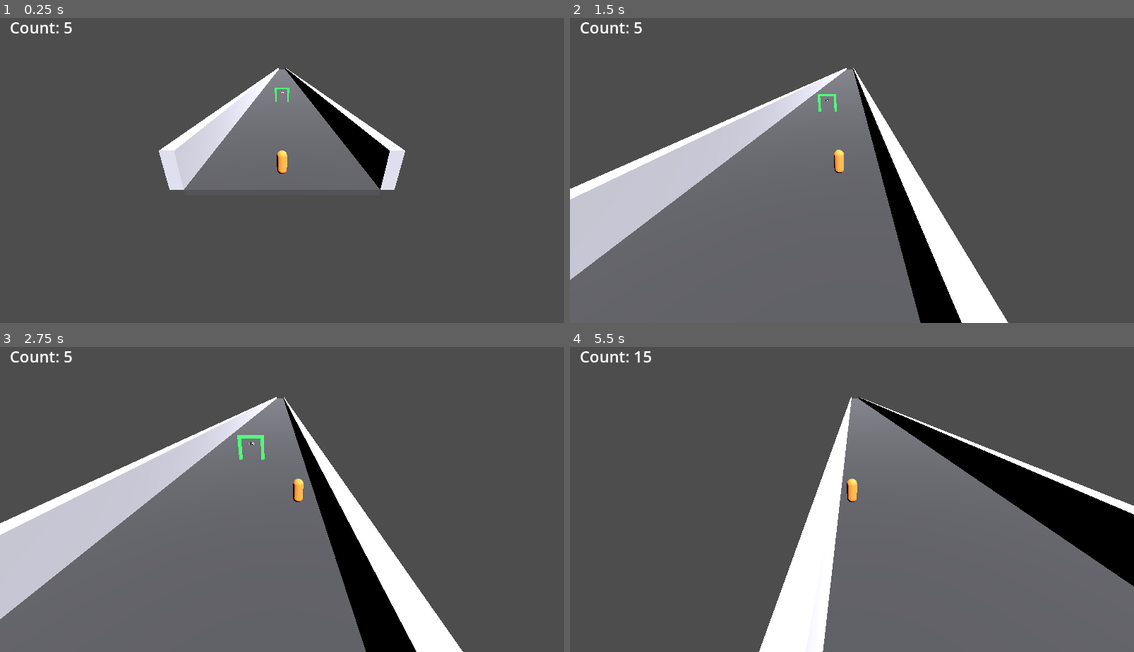
Above: before the commit, frames 1-4 (two rows, left to right).
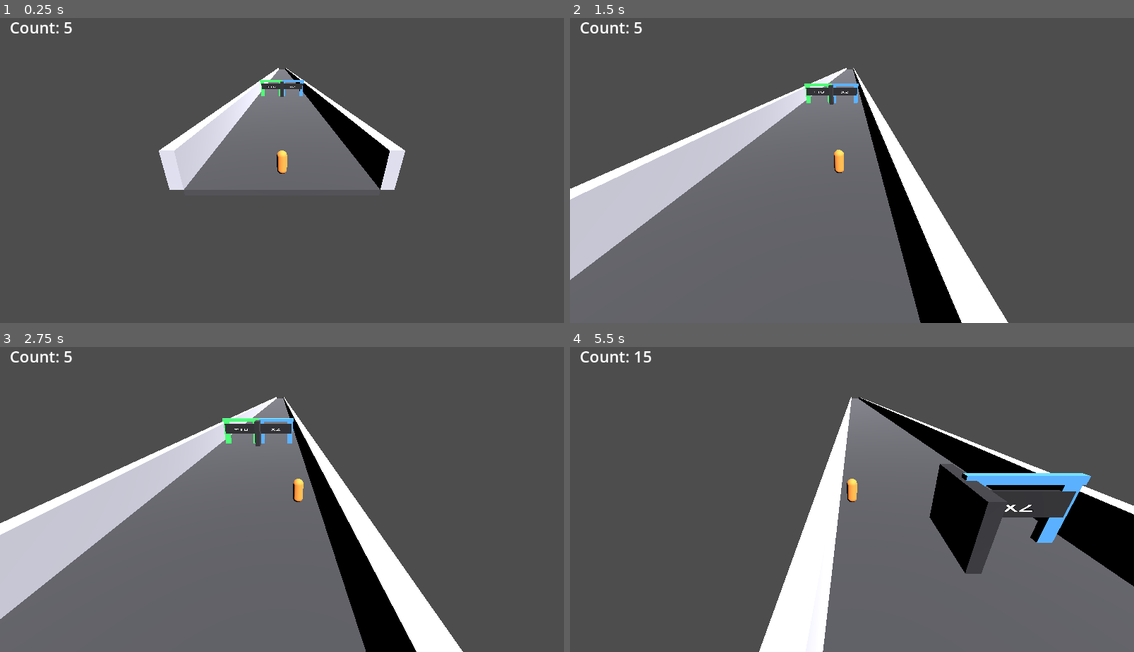
Above: after the commit, the same moments.

Repository: RayCoolsen/dude-gate-mutiplicator-and-other-operations-wars-the-game-walk-simulator-official-genau
Game: Godot game, scene res://scenes/main.tscn
Same seed, same stepped clock (60 frames per second), same inputs: the game is played once before the commit and once after it.
Inputs:
- Up to frame 1 (0.25 s): no input
- Up to frame 2 (1.5 s): hold Right (ui_right) 0.53-1.28 s; hold Left (ui_left) from 1.28 s (still down)
- Up to frame 3 (2.75 s): release Left (ui_left) at 2.03 s; hold Right (ui_right) from 2.03 s (still down)
- Up to frame 4 (5.5 s): release Right (ui_right) at 3.53 s; hold Left (ui_left) from 3.53 s (still down)

The runs differ from the first frame. In frame 1, 0.3% of the frame differs, in the area x 46-54%, y 20-28%; in frame 2, 0.5%; in frame 3, 0.8%; in frame 4, 5.4%, in the area x 63-93%, y 38-75%.

Commit message:
Add gate choice row and update gate visuals
Introduce a GateChoiceRow system and improve Gate visuals/behavior. Added scenes/scripts: scenes/gate_choice_row.tscn, scripts/gate_choice_row.gd (+ .uid) to lay out 2- or 3-lane gate choices with configurable operations/values and divider props. Updated gate.tscn to resize/reposition posts/top bar, add a signboard, and increase label font; refactored scripts/gate.gd to expose set_gate_data(), set_gate_enabled(), apply per-operation color, and update visuals. level_01.tscn now instances the new GateChoiceRow (replacing the single gate) and sets lane and operation parameters. Misc: scene format/load_steps and transforms normalized.

Diff:
--- a/scenes/gate.tscn
+++ b/scenes/gate.tscn
@@ -1,23 +1,26 @@
-[gd_scene load_steps=9 format=3]
+[gd_scene load_steps=8 format=3]
 
 [ext_resource type="Script" path="res://scripts/gate.gd" id="1_gate_script"]
 
 [sub_resource type="BoxShape3D" id="BoxShape3D_trigger"]
-size = Vector3(3.6, 3, 2)
+size = Vector3(3.2, 4.5, 5.0)
 
 [sub_resource type="BoxMesh" id="BoxMesh_post"]
-size = Vector3(0.4, 3, 0.4)
+size = Vector3(0.5, 4.0, 0.5)
 
 [sub_resource type="BoxMesh" id="BoxMesh_top"]
-size = Vector3(3.4, 0.4, 0.4)
+size = Vector3(3.4, 0.5, 0.5)
+
+[sub_resource type="BoxMesh" id="BoxMesh_sign"]
+size = Vector3(3.0, 1.6, 0.2)
 
 [sub_resource type="StandardMaterial3D" id="StandardMaterial3D_gate"]
 albedo_color = Color(0.2, 0.9, 0.35, 1)
 roughness = 0.8
 
-[sub_resource type="StandardMaterial3D" id="StandardMaterial3D_text"]
-albedo_color = Color(1, 1, 1, 1)
-shading_mode = 0
+[sub_resource type="StandardMaterial3D" id="StandardMaterial3D_sign"]
+albedo_color = Color(0.08, 0.08, 0.1, 1)
+roughness = 0.9
 
 [node name="Gate" type="Area3D"]
 script = ExtResource("1_gate_script")
@@ -25,27 +28,32 @@
 monitorable = true
 
 [node name="CollisionShape3D" type="CollisionShape3D" parent="."]
-position = Vector3(0, 1.5, 0)
+position = Vector3(0, 2.25, 0)
 shape = SubResource("BoxShape3D_trigger")
 
 [node name="LeftPost" type="MeshInstance3D" parent="."]
-position = Vector3(-1.5, 1.5, 0)
+position = Vector3(-1.35, 2.0, 0)
 mesh = SubResource("BoxMesh_post")
 material_override = SubResource("StandardMaterial3D_gate")
 
 [node name="RightPost" type="MeshInstance3D" parent="."]
-position = Vector3(1.5, 1.5, 0)
+position = Vector3(1.35, 2.0, 0)
 mesh = SubResource("BoxMesh_post")
 material_override = SubResource("StandardMaterial3D_gate")
 
 [node name="TopBar" type="MeshInstance3D" parent="."]
-position = Vector3(0, 3.0, 0)
+position = Vector3(0, 4.0, 0)
 mesh = SubResource("BoxMesh_top")
 material_override = SubResource("StandardMaterial3D_gate")
 
+[node name="SignBoard" type="MeshInstance3D" parent="."]
+position = Vector3(0, 2.6, 0.18)
+mesh = SubResource("BoxMesh_sign")
+material_override = SubResource("StandardMaterial3D_sign")
+
 [node name="Label3D" type="Label3D" parent="."]
-position = Vector3(0, 2.1, 0)
+position = Vector3(0, 2.55, 0.31)
 text = "+10"
-font_size = 96
+font_size = 160
 modulate = Color(1, 1, 1, 1)
 billboard = 1
--- /dev/null
+++ b/scenes/gate_choice_row.tscn
@@ -0,0 +1,43 @@
+[gd_scene load_steps=6 format=3]
+
+[ext_resource type="PackedScene" path="res://scenes/gate.tscn" id="1_gate"]
+[ext_resource type="Script" path="res://scripts/gate_choice_row.gd" id="2_script"]
+
+[sub_resource type="BoxShape3D" id="BoxShape3D_divider"]
+size = Vector3(0.8, 4.0, 5.2)
+
+[sub_resource type="BoxMesh" id="BoxMesh_divider"]
+size = Vector3(0.8, 4.0, 5.2)
+
+[sub_resource type="StandardMaterial3D" id="StandardMaterial3D_divider"]
+albedo_color = Color(0.12, 0.12, 0.14, 1)
+roughness = 1.0
+
+[node name="GateChoiceRow" type="Node3D"]
+script = ExtResource("2_script")
+
+[node name="GateLeft" parent="." instance=ExtResource("1_gate")]
+
+[node name="GateCenter" parent="." instance=ExtResource("1_gate")]
+
+[node name="GateRight" parent="." instance=ExtResource("1_gate")]
+
+[node name="DividerA" type="StaticBody3D" parent="."]
+position = Vector3(0, 2.0, 0)
+
+[node name="CollisionShape3D" type="CollisionShape3D" parent="DividerA"]
+shape = SubResource("BoxShape3D_divider")
+
+[node name="MeshInstance3D" type="MeshInstance3D" parent="DividerA"]
+mesh = SubResource("BoxMesh_divider")
+material_override = SubResource("StandardMaterial3D_divider")
+
+[node name="DividerB" type="StaticBody3D" parent="."]
+position = Vector3(2.0, 2.0, 0)
+
+[node name="CollisionShape3D" type="CollisionShape3D" parent="DividerB"]
+shape = SubResource("BoxShape3D_divider")
+
+[node name="MeshInstance3D" type="MeshInstance3D" parent="DividerB"]
+mesh = SubResource("BoxMesh_divider")
+material_override = SubResource("StandardMaterial3D_divider")
--- a/scenes/level_01.tscn
+++ b/scenes/level_01.tscn
@@ -1,6 +1,6 @@
-[gd_scene format=3 uid="uid://cqjuy7gjqjwc7"]
+[gd_scene load_steps=8 format=3]
 
-[ext_resource type="PackedScene" path="res://scenes/gate.tscn" id="1_gate"]
+[ext_resource type="PackedScene" path="res://scenes/gate_choice_row.tscn" id="1_gate_row"]
 
 [sub_resource type="BoxShape3D" id="BoxShape3D_ground"]
 size = Vector3(14, 0.5, 500)
@@ -20,41 +20,46 @@
 [sub_resource type="BoxMesh" id="BoxMesh_wall"]
 size = Vector3(1, 3, 500)
 
-[node name="Level_01" type="Node3D" unique_id=1165446556]
+[node name="Level_01" type="Node3D"]
 
-[node name="Ground" type="StaticBody3D" parent="." unique_id=176792838]
+[node name="Ground" type="StaticBody3D" parent="."]
 transform = Transform3D(1, 0, 0, 0, 1, 0, 0, 0, 1, 0, -0.25, -250)
 
-[node name="CollisionShape3D" type="CollisionShape3D" parent="Ground" unique_id=314203510]
+[node name="CollisionShape3D" type="CollisionShape3D" parent="Ground"]
 shape = SubResource("BoxShape3D_ground")
 
-[node name="MeshInstance3D" type="MeshInstance3D" parent="Ground" unique_id=1975560357]
+[node name="MeshInstance3D" type="MeshInstance3D" parent="Ground"]
 material_override = SubResource("StandardMaterial3D_ground")
 mesh = SubResource("BoxMesh_ground")
 
-[node name="LeftWall" type="StaticBody3D" parent="." unique_id=2128390828]
+[node name="LeftWall" type="StaticBody3D" parent="."]
 transform = Transform3D(1, 0, 0, 0, 1, 0, 0, 0, 1, -7.5, 1.5, -250)
 
-[node name="CollisionShape3D" type="CollisionShape3D" parent="LeftWall" unique_id=219779961]
+[node name="CollisionShape3D" type="CollisionShape3D" parent="LeftWall"]
 shape = SubResource("BoxShape3D_wall")
 
-[node name="MeshInstance3D" type="MeshInstance3D" parent="LeftWall" unique_id=994841695]
+[node name="MeshInstance3D" type="MeshInstance3D" parent="LeftWall"]
 material_override = SubResource("StandardMaterial3D_wall")
 mesh = SubResource("BoxMesh_wall")
 
-[node name="RightWall" type="StaticBody3D" parent="." unique_id=2025146647]
+[node name="RightWall" type="StaticBody3D" parent="."]
 transform = Transform3D(1, 0, 0, 0, 1, 0, 0, 0, 1, 7.5, 1.5, -250)
 
-[node name="CollisionShape3D" type="CollisionShape3D" parent="RightWall" unique_id=114398832]
+[node name="CollisionShape3D" type="CollisionShape3D" parent="RightWall"]
 shape = SubResource("BoxShape3D_wall")
 
-[node name="MeshInstance3D" type="MeshInstance3D" parent="RightWall" unique_id=1737856439]
+[node name="MeshInstance3D" type="MeshInstance3D" parent="RightWall"]
 material_override = SubResource("StandardMaterial3D_wall")
 mesh = SubResource("BoxMesh_wall")
 
-[node name="Sun" type="DirectionalLight3D" parent="." unique_id=891142784]
+[node name="Sun" type="DirectionalLight3D" parent="."]
 transform = Transform3D(0.8253356, -0.44229966, 0.3509874, 0, 0.62161, 0.7833269, -0.5646425, -0.6465076, 0.51303685, 0, 0, 0)
 light_energy = 3.0
 
-[node name="GatePlus10" parent="." unique_id=2094508461 instance=ExtResource("1_gate")]
-transform = Transform3D(1, 0, 0, 0, 1, 0, 0, 0, 1, 0, 0, -40)
+[node name="ChoiceRow01" parent="." instance=ExtResource("1_gate_row")]
+position = Vector3(0, 0, -50)
+lane_count = 2
+left_operation = "add"
+left_value = 10
+right_operation = "mul"
+right_value = 2
--- a/scripts/gate.gd
+++ b/scripts/gate.gd
@@ -7,24 +7,56 @@
 
 @onready var label_3d: Label3D = $Label3D
 @onready var collision_shape: CollisionShape3D = $CollisionShape3D
+@onready var left_post: MeshInstance3D = $LeftPost
+@onready var right_post: MeshInstance3D = $RightPost
+@onready var top_bar: MeshInstance3D = $TopBar
+@onready var sign_board: MeshInstance3D = $SignBoard
 
 func _ready() -> void:
 	body_entered.connect(_on_body_entered)
-	_update_text()
+	_update_visuals()
 
-func _update_text() -> void:
+func set_gate_data(new_operation: String, new_value: int) -> void:
+	operation = new_operation
+	value = new_value
+	_update_visuals()
+
+func set_gate_enabled(enabled: bool) -> void:
+	used = false
+	visible = enabled
+	monitoring = enabled
+	monitorable = enabled
+	collision_shape.disabled = not enabled
+
+func _update_visuals() -> void:
 	var prefix := "+"
+	var gate_color := Color(0.2, 0.9, 0.35, 1.0)
+
 	match operation:
 		"add":
 			prefix = "+"
+			gate_color = Color(0.2, 0.9, 0.35, 1.0)
 		"sub":
 			prefix = "-"
+			gate_color = Color(0.95, 0.3, 0.3, 1.0)
 		"mul":
 			prefix = "x"
+			gate_color = Color(0.25, 0.55, 1.0, 1.0)
 		"div":
 			prefix = "/"
+			gate_color = Color(1.0, 0.7, 0.2, 1.0)
 
 	label_3d.text = "%s%d" % [prefix, value]
+
+	_apply_color(left_post, gate_color)
+	_apply_color(right_post, gate_color)
+	_apply_color(top_bar, gate_color)
+
+func _apply_color(mesh_instance: MeshInstance3D, color: Color) -> void:
+	var material := StandardMaterial3D.new()
+	material.albedo_color = color
+	material.roughness = 0.8
+	mesh_instance.material_override = material
 
 func _on_body_entered(body: Node) -> void:
 	if used:
--- /dev/null
+++ b/scripts/gate_choice_row.gd
@@ -0,0 +1,76 @@
+extends Node3D
+
+@export_range(2, 3, 1) var lane_count: int = 2
+
+@export_enum("add", "sub", "mul", "div") var left_operation: String = "add"
+@export var left_value: int = 10
+
+@export_enum("add", "sub", "mul", "div") var center_operation: String = "add"
+@export var center_value: int = 5
+
+@export_enum("add", "sub", "mul", "div") var right_operation: String = "mul"
+@export var right_value: int = 2
+
+@onready var gate_left = $GateLeft
+@onready var gate_center = $GateCenter
+@onready var gate_right = $GateRight
+
+@onready var divider_a: StaticBody3D = $DividerA
+@onready var divider_b: StaticBody3D = $DividerB
+
+func _ready() -> void:
+	_apply_layout()
+
+func _apply_layout() -> void:
+	if lane_count == 2:
+		_setup_two_lanes()
+	else:
+		_setup_three_lanes()
+
+func _setup_two_lanes() -> void:
+	gate_left.position = Vector3(-3.0, 0, 0)
+	gate_right.position = Vector3(3.0, 0, 0)
+	gate_center.position = Vector3(0, 0, 0)
+
+	gate_left.scale = Vector3(1.85, 1.0, 1.0)
+	gate_right.scale = Vector3(1.85, 1.0, 1.0)
+	gate_center.scale = Vector3(1.0, 1.0, 1.0)
+
+	gate_left.set_gate_data(left_operation, left_value)
+	gate_right.set_gate_data(right_operation, right_value)
+
+	gate_left.set_gate_enabled(true)
+	gate_right.set_gate_enabled(true)
+	gate_center.set_gate_enabled(false)
+
+	_set_divider(divider_a, true, 0.0)
+	_set_divider(divider_b, false, 0.0)
+
+func _setup_three_lanes() -> void:
+	gate_left.position = Vector3(-4.0, 0, 0)
+	gate_center.position = Vector3(0, 0, 0)
+	gate_right.position = Vector3(4.0, 0, 0)
+
+	gate_left.scale = Vector3(1.2, 1.0, 1.0)
+	gate_center.scale = Vector3(1.2, 1.0, 1.0)
+	gate_right.scale = Vector3(1.2, 1.0, 1.0)
+
+	gate_left.set_gate_data(left_operation, left_value)
+	gate_center.set_gate_data(center_operation, center_value)
+	gate_right.set_gate_data(right_operation, right_value)
+
+	gate_left.set_gate_enabled(true)
+	gate_center.set_gate_enabled(true)
+	gate_right.set_gate_enabled(true)
+
+	_set_divider(divider_a, true, -2.0)
+	_set_divider(divider_b, true, 2.0)
+
+func _set_divider(divider: StaticBody3D, enabled: bool, x_pos: float) -> void:
+	divider.position = Vector3(x_pos, 2.0, 0)
+
+	var collision_shape := divider.get_node("CollisionShape3D") as CollisionShape3D
+	var mesh_instance := divider.get_node("MeshInstance3D") as MeshInstance3D
+
+	collision_shape.disabled = not enabled
+	mesh_instance.visible = enabled
Not shown, added: scripts/gate_choice_row.gd.uid
